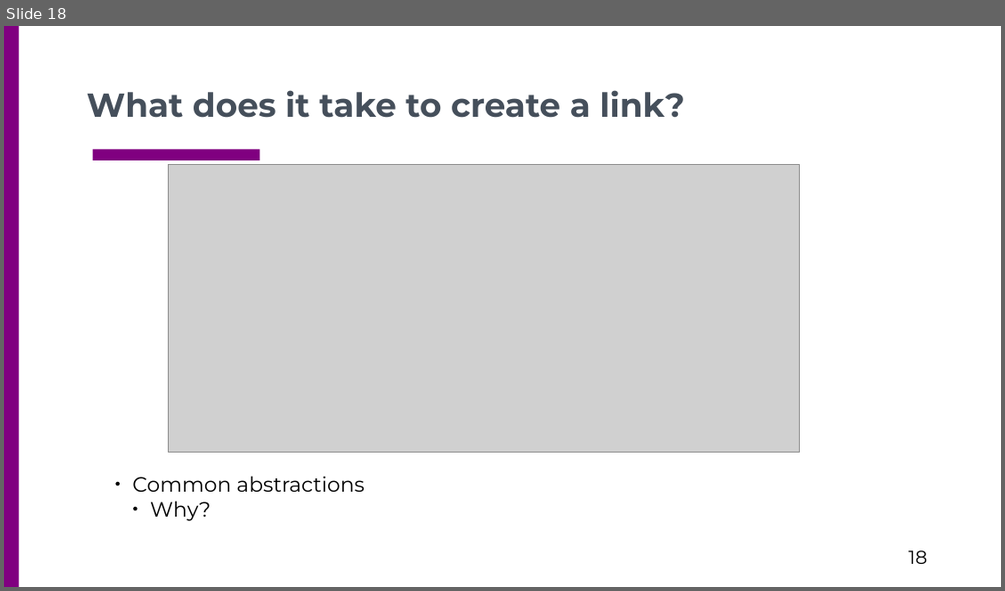
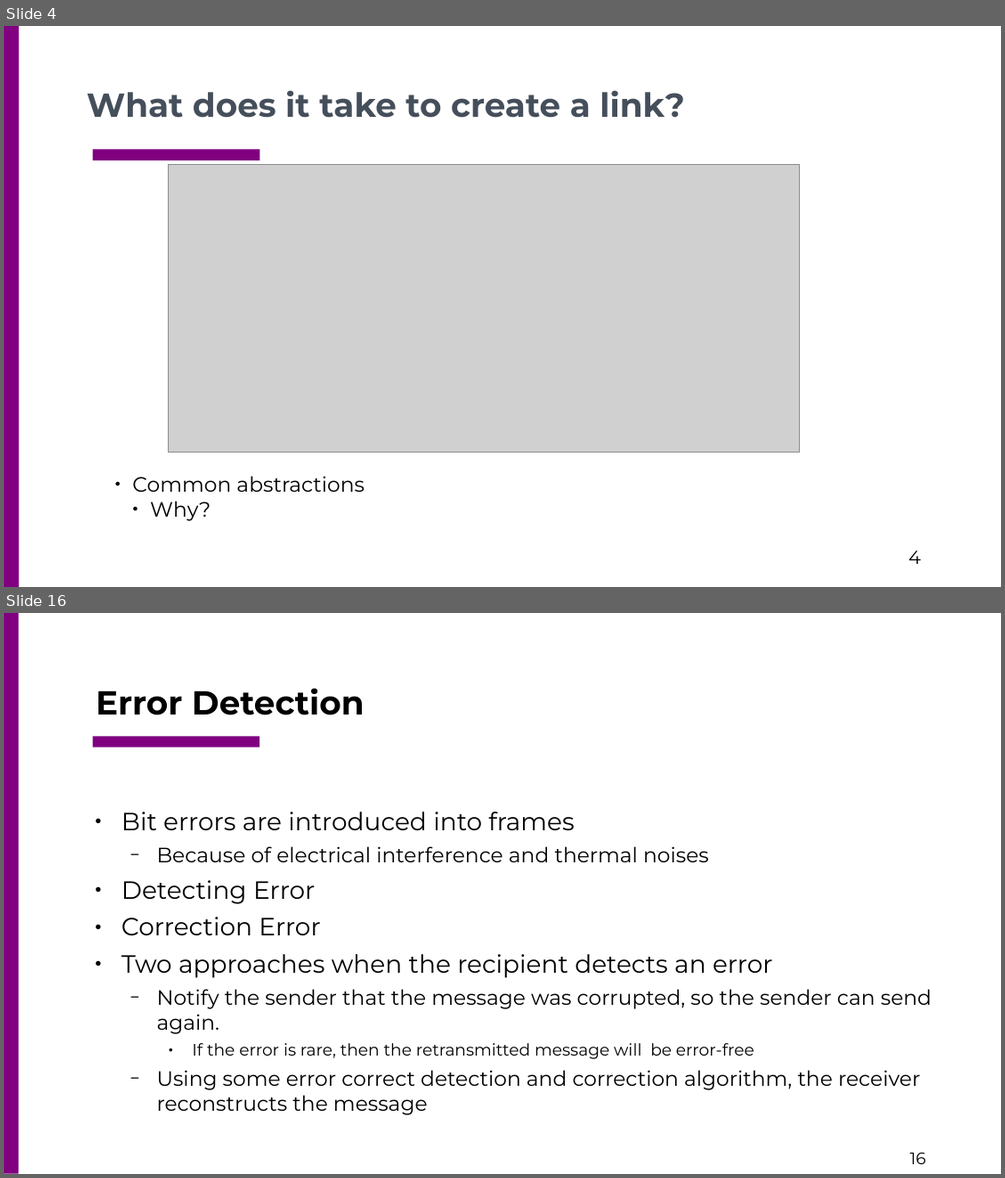
Before and after one commit to csc4200/csc4200.github.io, a slide deck: docs/lectures_source/class_slides-3.odp. Shown one above the other, each under a label of ours: slide 18 before the commit, slides 4 and 16 after it; the slides between them are not shown. The pictures are 1005x591 and 1005x1178 pixels, drawn with LibreOffice and Linux fonts; fonts in the diff are those of the drawing; grey boxes stand for pictures. Boxes give left, top, right and bottom in pixels: in the first picture for what was removed or moved away, otherwise in the second. Text is boxed around its words. In the diff, an @@ line names an element or a change of style, - is before the commit and + after.

```diff
--- a/docs/lectures_source/class_slides-3.odp
+++ b/docs/lectures_source/class_slides-3.odp
@@ slide 16 added at bbox=[4, 613, 1001, 1174], background #FFFFFF; not listed: 2 template elements that a slide beside it also shows @@
@@ title added at bbox=[96, 688, 364, 715], 32 pt, text #000000, bold @@
+Error Detection
@@ text added at bbox=[121, 811, 931, 1115], 20 pt, text #000000 @@
+● Bit errors are introduced into frames
+  − Because of electrical interference and thermal noises
+● Detecting Error
+● Correction Error
+● Two approaches when the recipient detects an error
+  − Notify the sender that the message was corrupted, so the sender can send again.
+    ● If the error is rare, then the retransmitted message will be error-free
+  − Using some error correct detection and correction algorithm, the receiver reconstructs the message
@@ page number added at bbox=[910, 1152, 926, 1164], 16 pt, text #000000 @@
+16
@@ what was slide 18 is now slide 4 @@
@@ page number at bbox=[908, 550, 921, 564]: text changed @@
-18
+4
```
Also in this commit, not shown: 1 slide changed, 22 other slides added, 16 slides removed, 14 other files.
